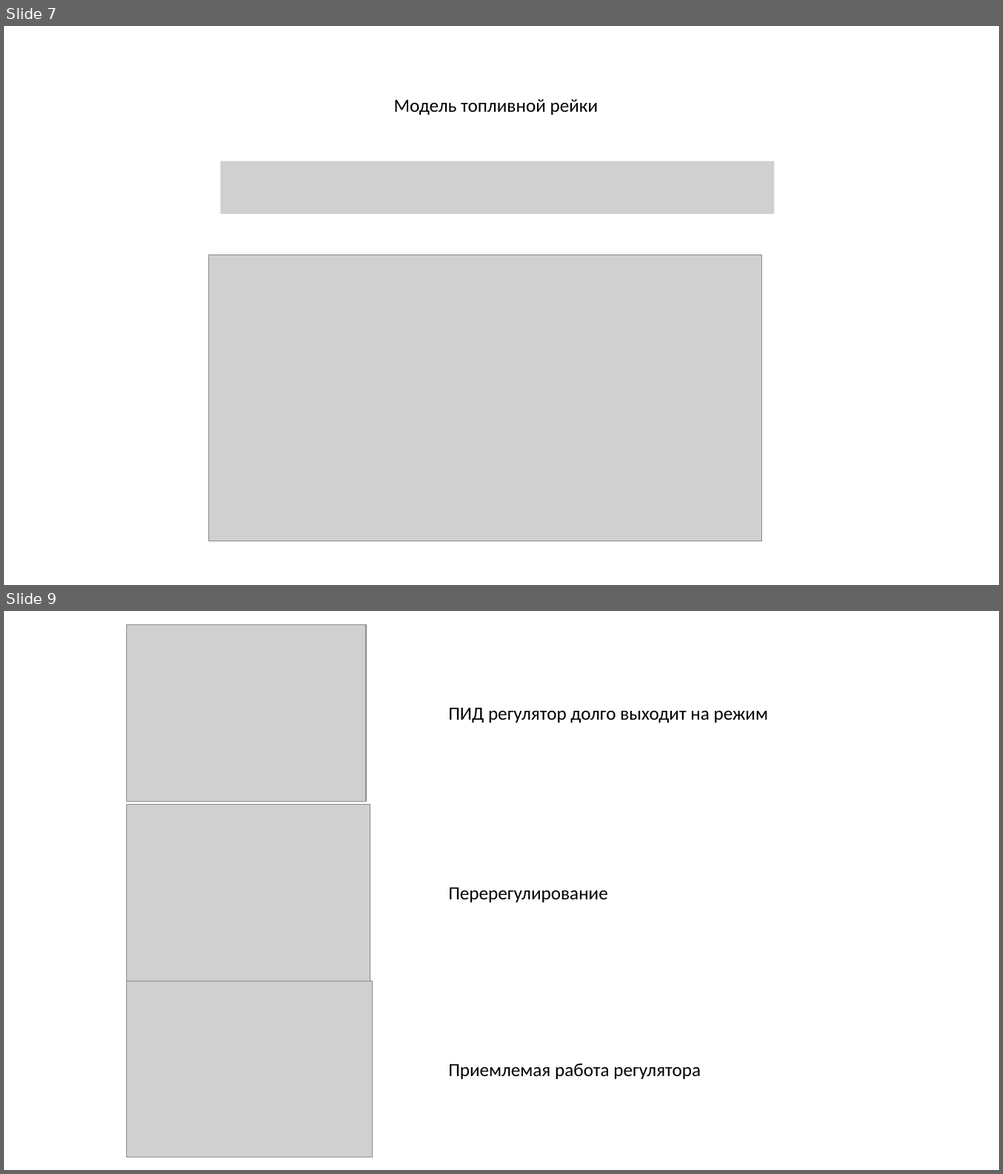
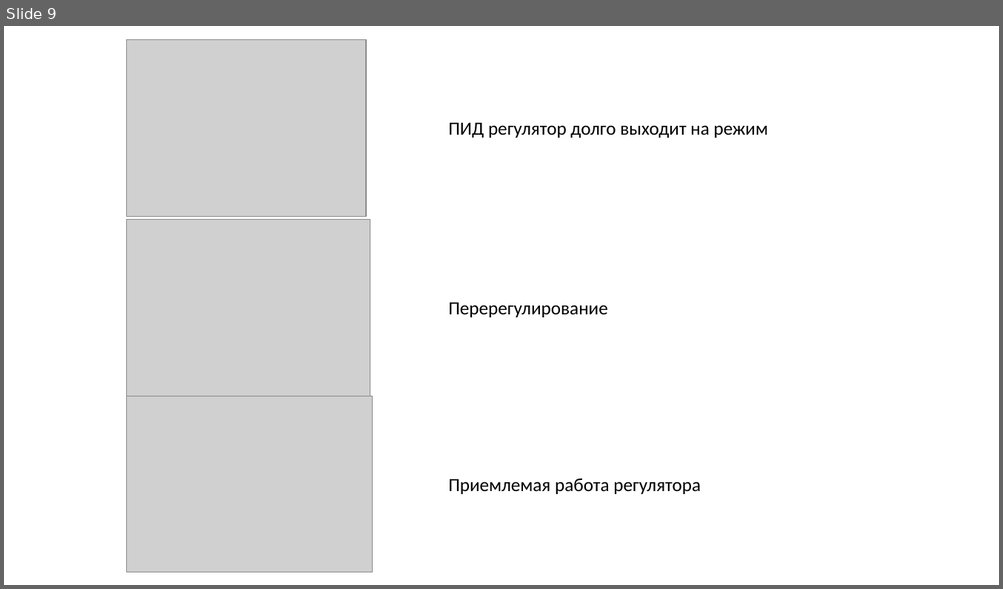
Before and after one commit to PavelKorokev/PavelKorolevDiplom, a slide deck: Презентация к 28.03.pptx. Shown one above the other, each under a label of ours: slides 7 and 9 before the commit, slide 9 after it; the slides between them are not shown. The pictures are 1003x1174 and 1003x589 pixels, drawn with LibreOffice and Linux fonts; fonts in the diff are those of the drawing; grey boxes stand for pictures. Boxes give left, top, right and bottom in pixels: in the first picture for what was removed or moved away, otherwise in the second. Text is boxed around its words. In the diff, an @@ line names an element or a change of style, - is before the commit and + after.

```diff
--- a/Презентация к 28.03.pptx
+++ b/Презентация к 28.03.pptx
@@ slide 7 removed at <box>4,26,999,585</box>, background #FFFFFF @@
@@ text removed at <box>394,99,598,115</box> @@
-Модель топливной рейки
@@ picture removed at <box>220,161,774,214</box> @@
@@ picture removed at <box>208,256,761,543</box> @@
```
Also in this commit, not shown: 3 slides changed, 1 slide added, 4 other files.
